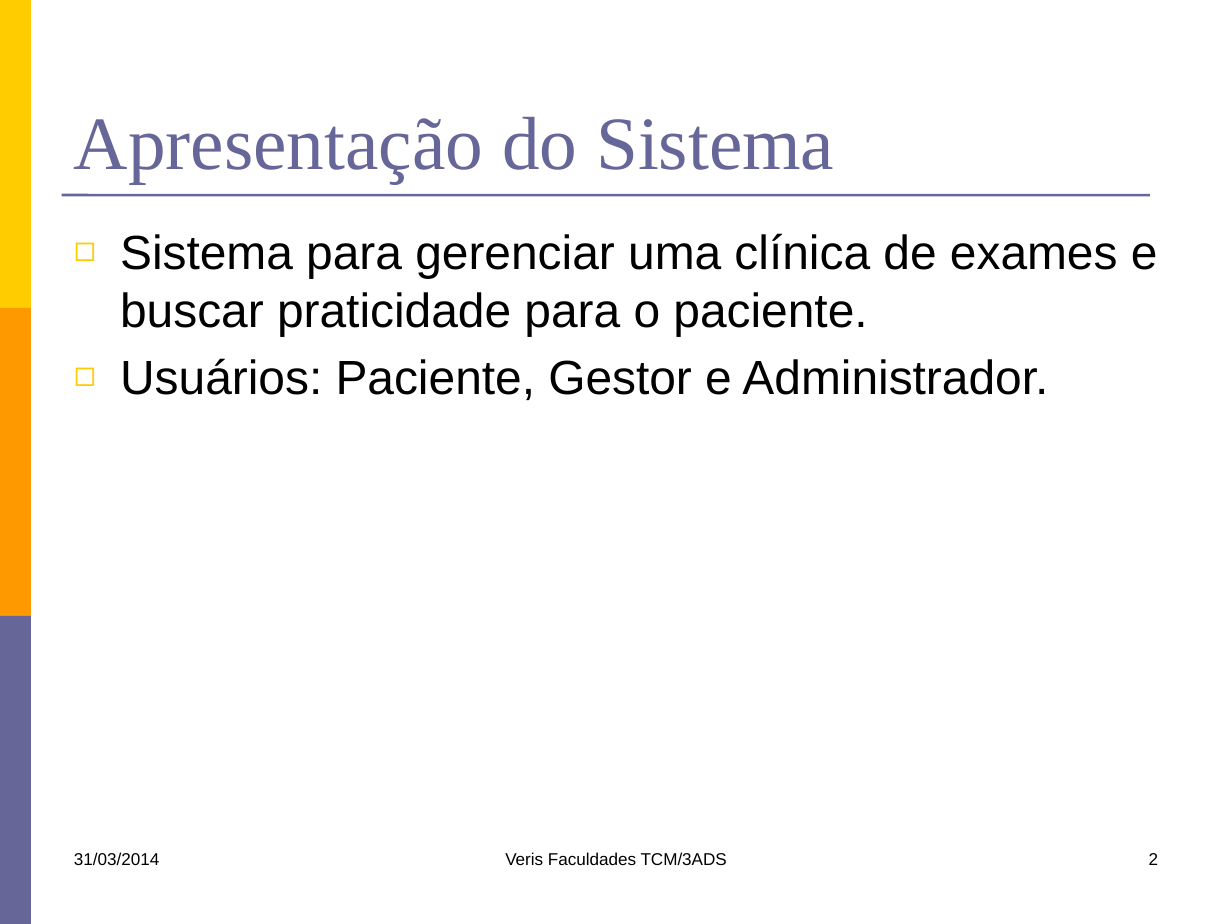
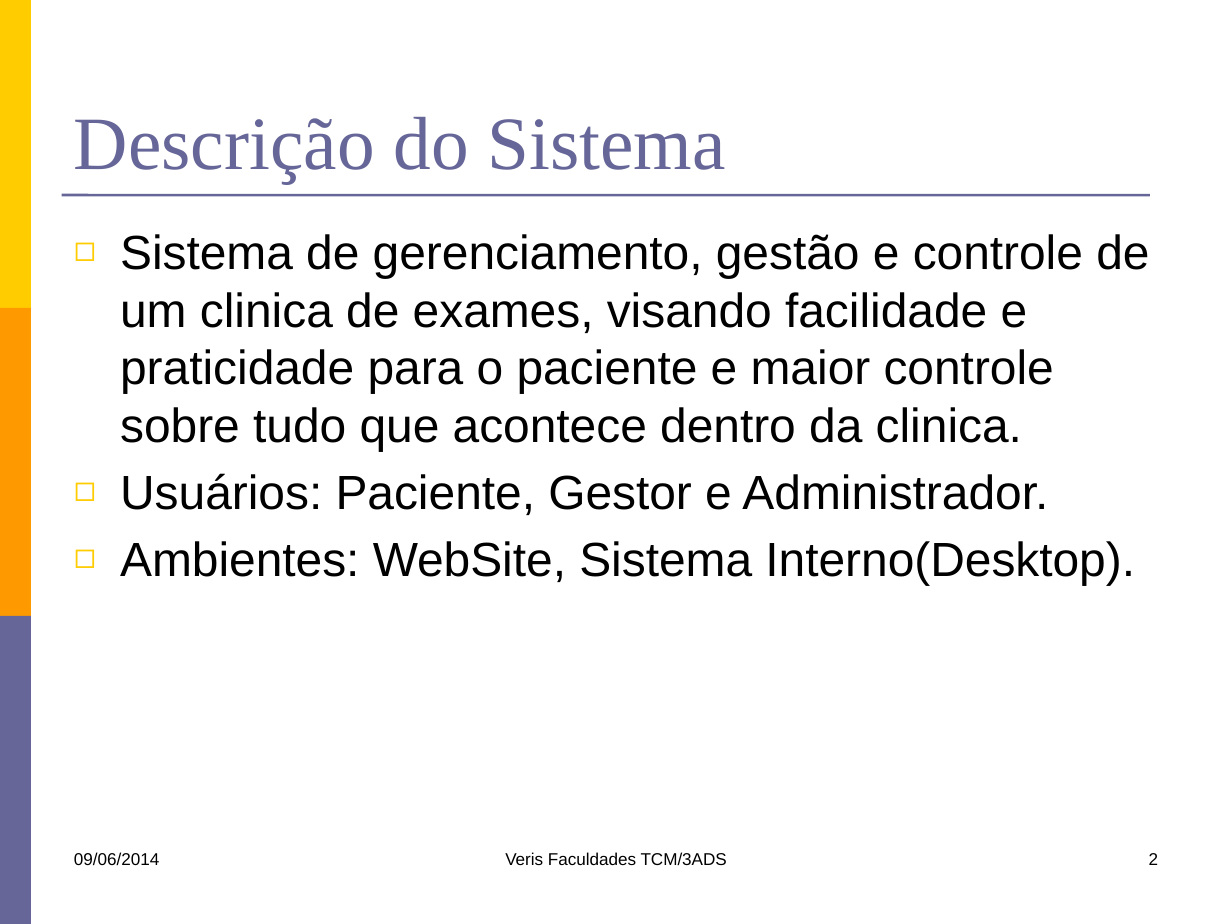
Before and after one commit to kokmz/TCCHUE, a slide deck: slide 2 of documentacao/G4_Apresentacao1sem2014.pptx. Drawn at 1232x924 pixels with LibreOffice and Linux fonts; fonts in the diff are those of the drawing. Boxes give left, top, right and bottom in pixels: in the first picture for what was removed or moved away, otherwise in the second. Text is boxed around its words. In the diff, an @@ line names an element or a change of style, - is before the commit and + after.

Commit message:
Atualização do slide de apresentação, atendendo o Roteiro de apresentação Final proposto.
IMPORTANTE >>> Alguns diagramas de classe foram modificados(apenas no visual) para dar uma melhor visibilidade nos slides. Resolvemos quebrar os diagramas de classe e de comunicação em partes para dar um melhor entendimento e facilitar a leitura na hora da apresentação.

```diff
--- a/documentacao/G4_Apresentacao1sem2014.pptx
+++ b/documentacao/G4_Apresentacao1sem2014.pptx
@@ title at bbox=[74, 117, 726, 184]: text changed @@
-Apresentação do Sistema
+Descrição do Sistema
@@ text at bbox=[120, 234, 1149, 451]: text changed @@
-◻ Sistema para gerenciar uma clínica de exames e buscar praticidade para o paciente.
+◻ Sistema de gerenciamento, gestão e controle de um clinica de exames, visando facilidade e praticidade para o paciente e maior controle sobre tudo que acontece dentro da clinica.
@@ text at bbox=[120, 541, 1135, 585]: paragraph added @@
+◻ Ambientes: WebSite, Sistema Interno(Desktop).
@@ text at bbox=[74, 852, 159, 866]: text changed @@
-31/03/2014
+09/06/2014
```
Also in this commit, not shown: 7 other slides changed, 24 slides added.
